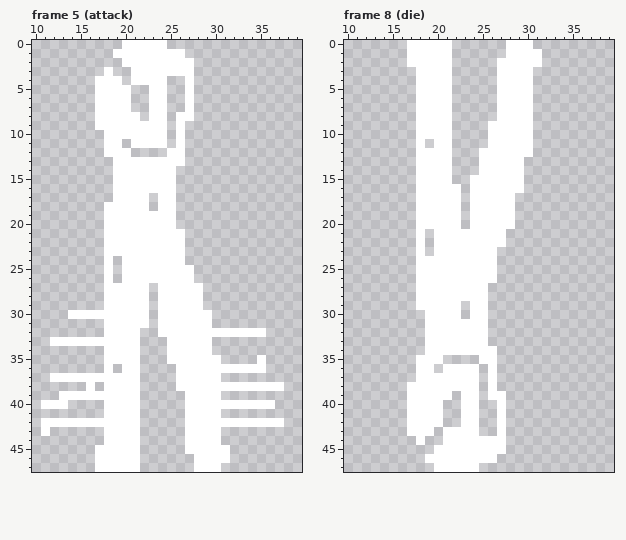
Two states of a pixel-art file, scenes/entities/enemy/enemy.aseprite. The picture above is the old version.
48x48 pixels, 8 frames. Shown: frame 5 (attack): x 10..39, y 0..47; frame 8 (die): x 10..39, y 0..47. The commit also changed other frames, which this record leaves out.
Once edited:
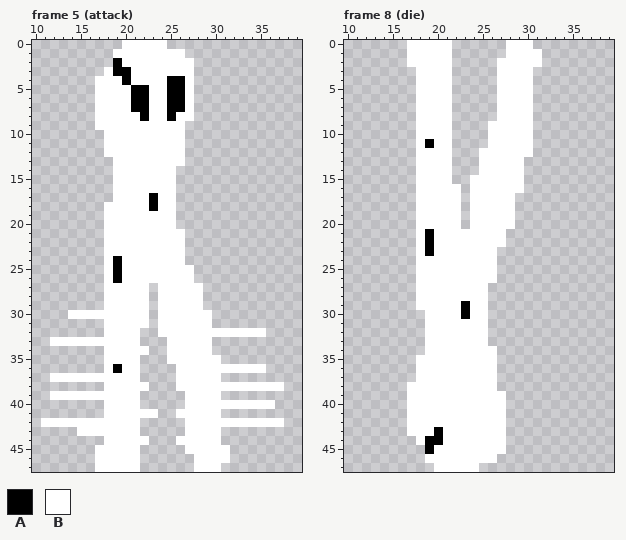
Palette (. is transparent): A #000000  B #ffffff
The exact change:
Frame 5 (attack):
There is now colour A in row 2 at x 19; in row 3 at x 19 to 20; in row 4 at x 20 and 25 to 26; in rows 5 to 7 at x 21 to 22 and 25 to 26; in row 8 at x 22 and 25; in rows 17 to 18 at x 23.
There is now colour A in rows 24 to 26 at x 19; in row 36 at x 19.
There is now colour B in rows 9 to 10 at x 25; in row 11 at x 20 and 25; in row 12 at x 21 to 24; in row 34 at x 22; in row 38 at x 22; in row 39 at x 12.
There is now colour B in row 41 at x 22 to 23 and 26; in row 43 at x 15 to 17; in row 44 at x 22 and 26.
The edit erases colour B in row 35 at x 35; in row 38 at x 16; in row 40 at x 11 to 13; in row 43 at x 11.
Frame 8 (die):
There is now colour A in row 11 at x 19; in rows 21 to 23 at x 19; in rows 29 to 30 at x 23; in row 43 at x 20; in row 44 at x 19 to 20; in row 45 at x 19.
There is now colour B in row 35 at x 21 to 24; in row 36 at x 20 and 25; in rows 37 to 38 at x 25; in row 39 at x 22 and 25; in rows 40 to 42 at x 21 to 22 and 25 to 26; in row 43 at x 25 to 26.
Pixel boxes of the changes (left, top, right, bottom) in both pictures:
added: (113, 58, 185, 211)
added: (113, 256, 122, 283)
changed: (41, 346, 185, 445)
erased: (257, 355, 266, 364)
added: (425, 139, 434, 148)
added: (425, 229, 434, 256)
added: (425, 301, 497, 454)
